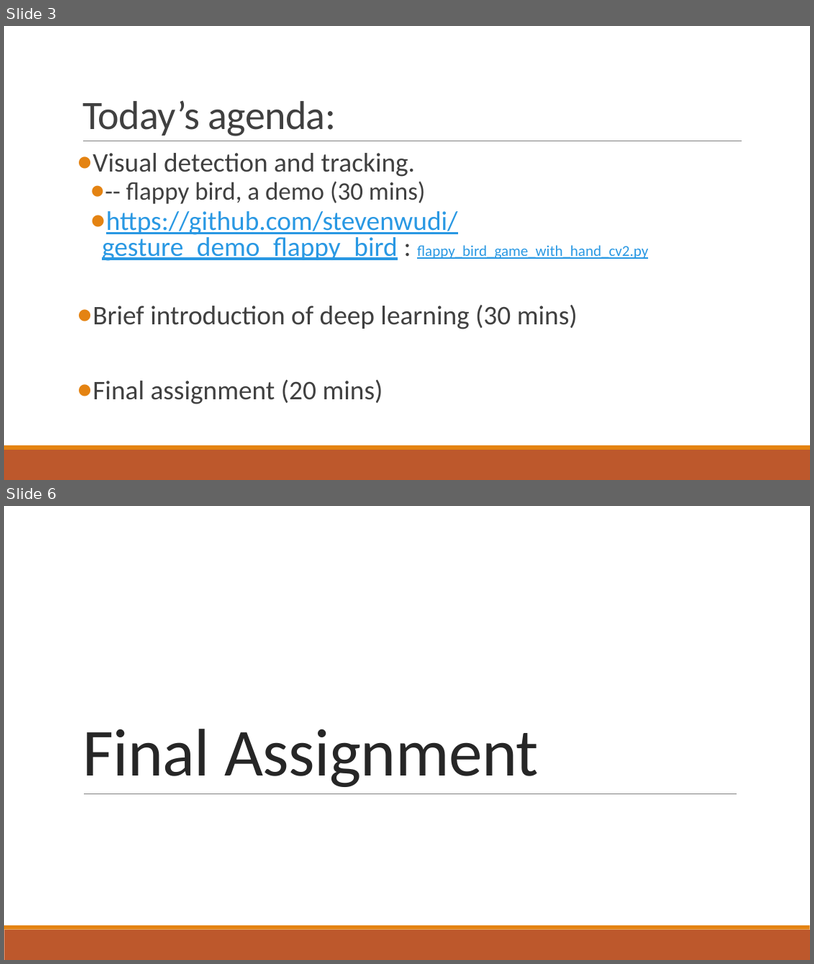
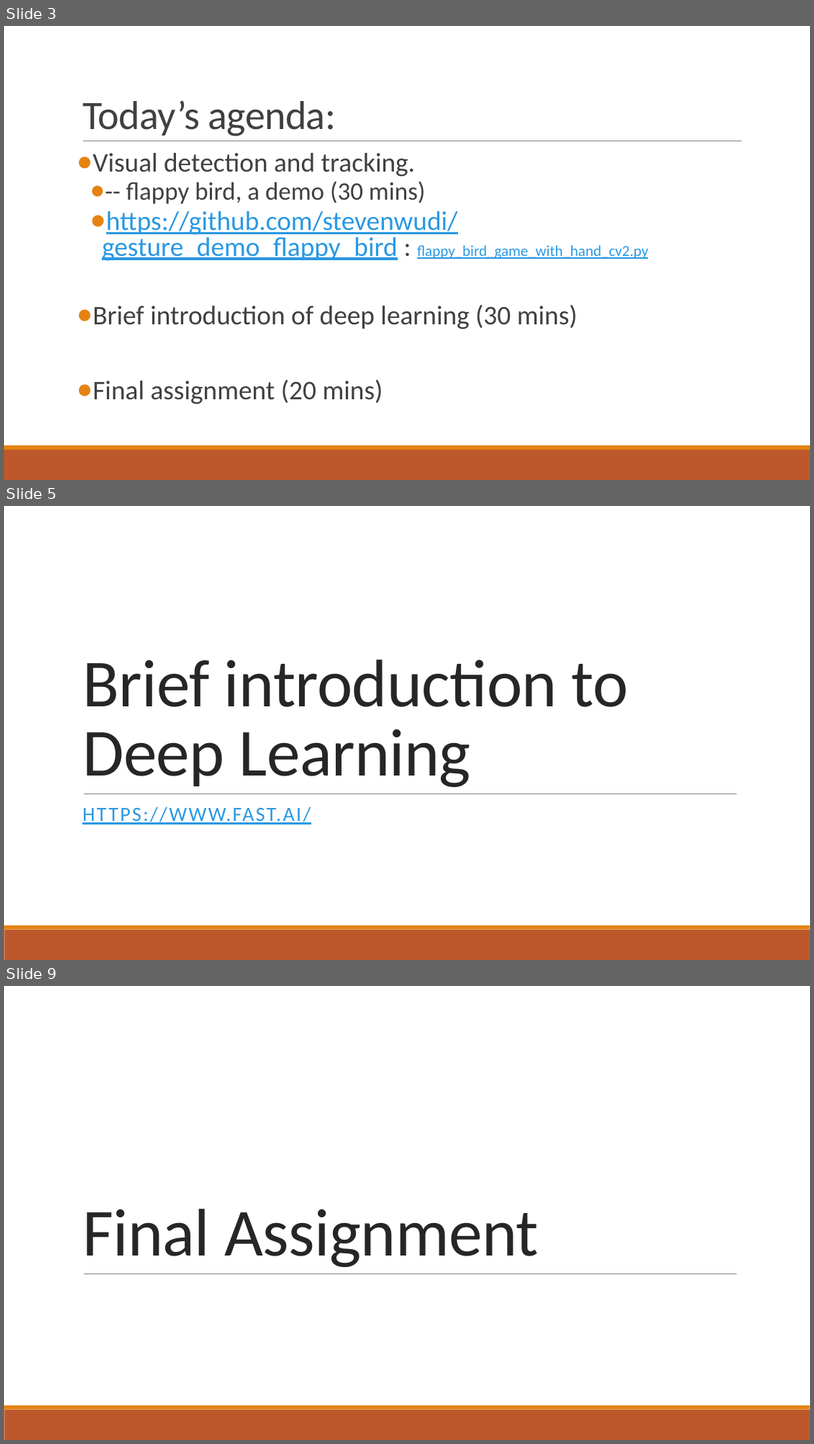
Before and after one commit to stevenwudi/AI_Precourse_2019, a slide deck: AI_Precourse/Week6_Final.pptx. Shown one above the other, each under a label of ours: slides 3 and 6 before the commit, slides 3, 5 and 9 after it; the slides between them are not shown. The pictures are 814x964 and 814x1444 pixels, drawn with LibreOffice and Linux fonts; fonts in the diff are those of the drawing; background and template pictures are left out. Boxes give left, top, right and bottom in pixels: in the first picture for what was removed or moved away, otherwise in the second. Text is boxed around its words. In the diff, an @@ line names an element or a change of style, - is before the commit and + after.

```diff
--- a/AI_Precourse/Week6_Final.pptx
+++ b/AI_Precourse/Week6_Final.pptx
@@ slide 5 added at (4,506,810,960), background #FFFFFF; not listed: 3 template elements that a slide beside it also shows @@
@@ title added at (82,659,629,787), 80 pt, text #262626 @@
+Brief introduction to
+Deep Learning
@@ text added at (82,806,311,824), 24 pt, text #2998E3, underline @@
+HTTPS://WWW.FAST.AI/
@@ what was slide 6 is now slide 9 @@
```
Also in this commit, not shown: 2 slides changed, 4 other slides added, 2 slides removed, 2 other files.
